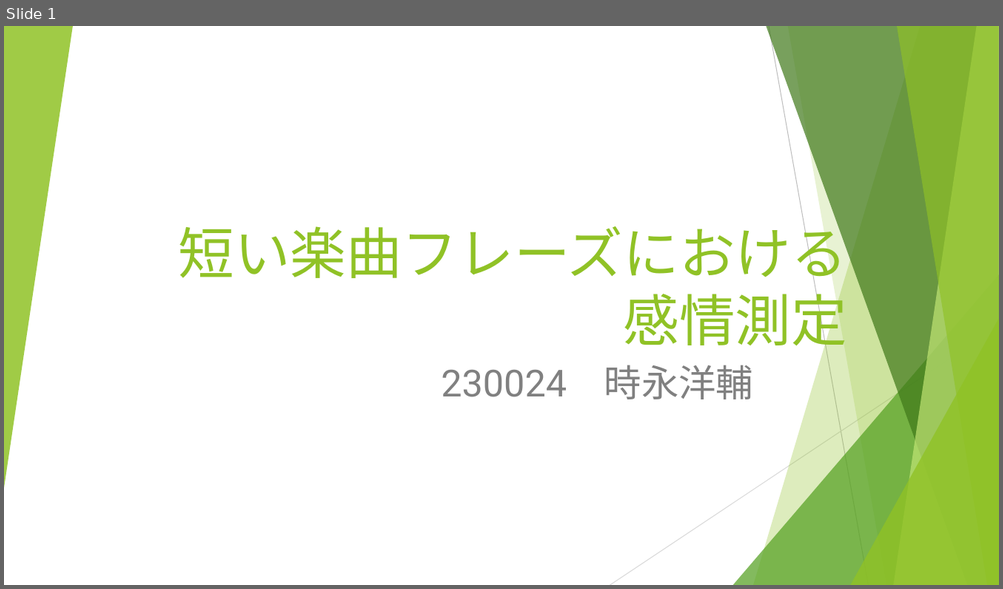
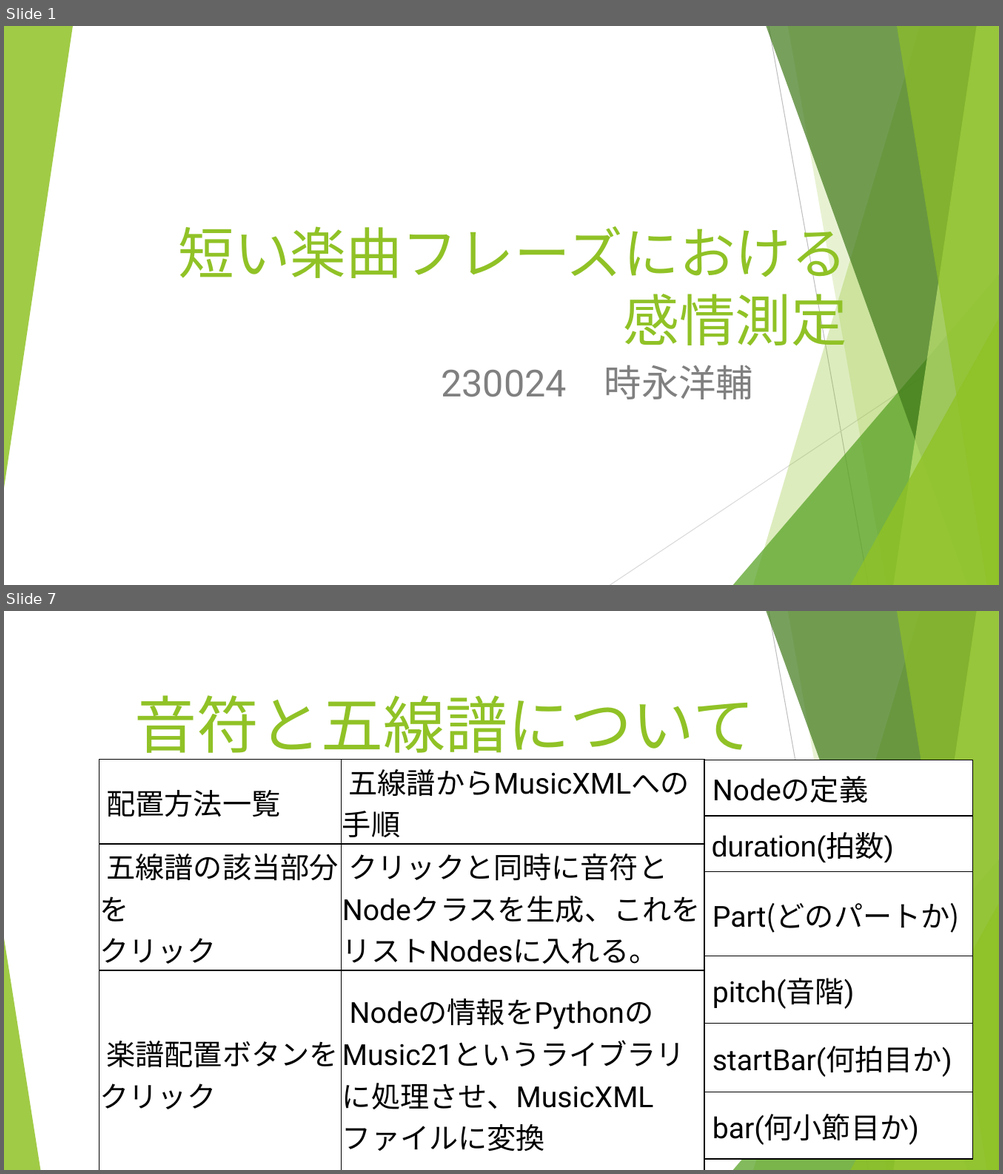
Before and after one commit to and12cant-ctrl/Music_Map_Exp, a slide deck: 発表用/発表用スライド.pptx. Shown one above the other, each under a label of ours: slide 1 before the commit, slides 1 and 7 after it; the slides between them are not shown. The pictures are 1003x589 and 1003x1174 pixels, drawn with LibreOffice and Linux fonts; fonts in the diff are those of the drawing. Boxes give left, top, right and bottom in pixels: in the first picture for what was removed or moved away, otherwise in the second. Text is boxed around its words. In the diff, an @@ line names an element or a change of style, - is before the commit and + after.

```diff
--- a/発表用/発表用スライド.pptx
+++ b/発表用/発表用スライド.pptx
@@ slide 7 added at (x1=4, y1=611, x2=999, y2=1170), background #FFFFFF; not listed: 9 template elements that a slide beside it also shows @@
@@ title added at (x1=135, y1=695, x2=755, y2=763), 60 pt, text #90C226 @@
+音符と五線譜について
@@ table added at (x1=99, y1=760, x2=705, y2=1142), 3 rows, 2 columns @@
+配置方法一覧 | 五線譜からMusicXMLへの手順
+五線譜の該当部分を / クリック | クリックと同時に音符とNodeクラスを生成、これをリストNodesに入れる。
+楽譜配置ボタンを / クリック | Nodeの情報をPythonのMusic21というライブラリに処理させ、MusicXMLファイルに変換
@@ table added at (x1=705, y1=760, x2=973, y2=1148), 6 rows, 1 columns @@
+Nodeの定義
+duration(拍数)
+Part(どのパートか)
+pitch(音階)
+startBar(何拍目か)
+bar(何小節目か)
@@ triangle added at (x1=4, y1=939, x2=40, y2=1170), fill #90C226 at 85% opacity @@
```
Also in this commit, not shown: 4 slides changed, 8 other slides added, 5 slides removed, 2 other files.
